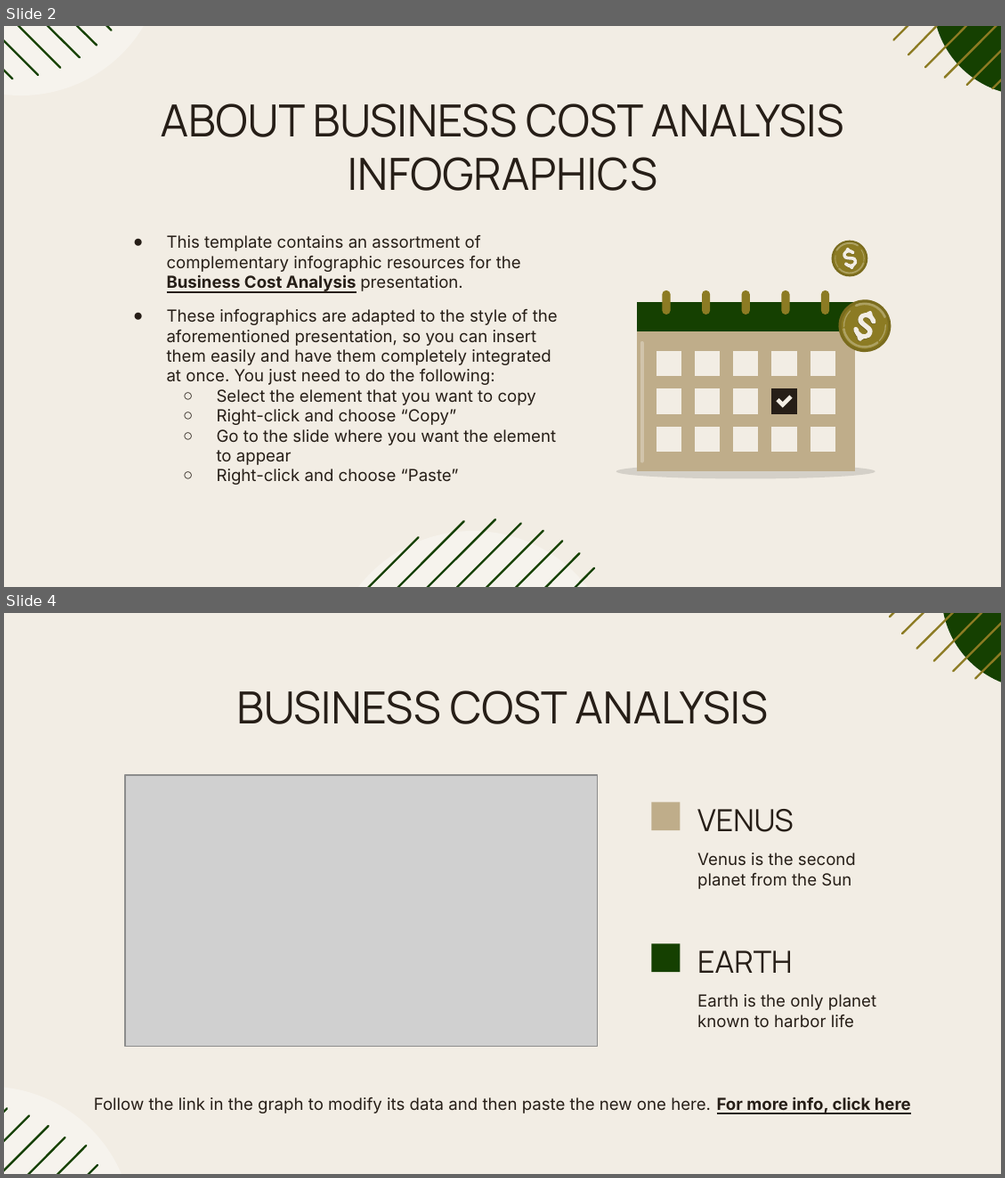
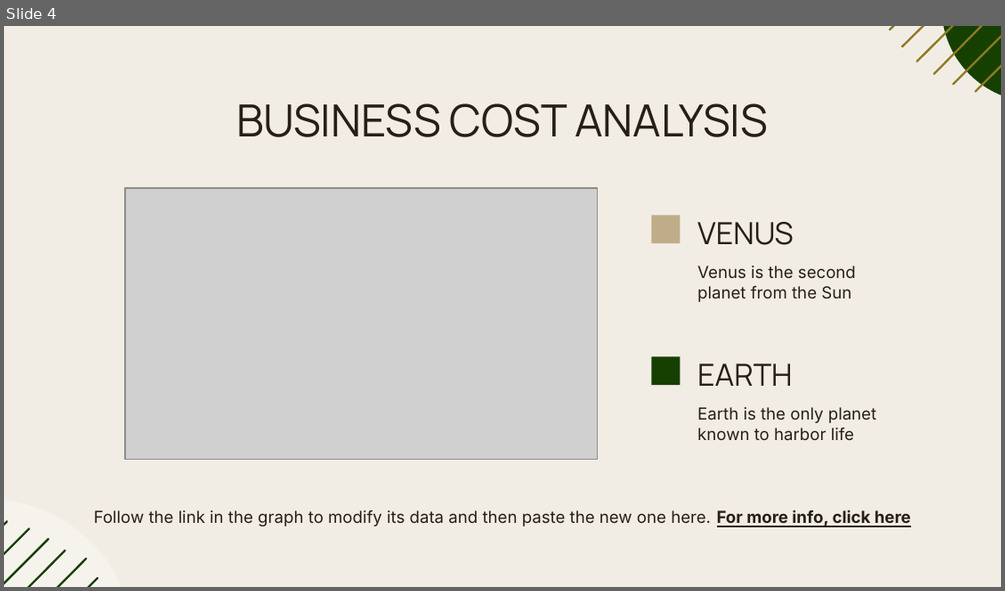
Before and after one commit to jaaysus/SoftSkillsPresentation, a slide deck: Business Cost Analysis Infographics.pptx. Shown one above the other, each under a label of ours: slides 2 and 4 before the commit, slide 4 after it; the slides between them are not shown. The pictures are 1005x1178 and 1005x591 pixels, drawn with LibreOffice and Linux fonts; fonts in the diff are those of the drawing; grey boxes stand for pictures. Boxes give left, top, right and bottom in pixels: in the first picture for what was removed or moved away, otherwise in the second. Text is boxed around its words. In the diff, an @@ line names an element or a change of style, - is before the commit and + after.

```diff
--- a/Business Cost Analysis Infographics.pptx
+++ b/Business Cost Analysis Infographics.pptx
@@ slide 2 removed at [4, 26, 1001, 587], background #F2EDE4 @@
@@ ellipse removed at [4, 26, 163, 95] @@
@@ ellipse removed at [933, 26, 1001, 95] @@
@@ title removed at [161, 103, 844, 191] @@
-ABOUT BUSINESS COST ANALYSIS INFOGRAPHICS
@@ text removed at [167, 235, 558, 484] @@
-● This template contains an assortment of complementary infographic resources for the Business Cost Analysis presentation.
-● These infographics are adapted to the style of the aforementioned presentation, so you can insert them easily and have them completely integrated at once. You just need to do the following:
-  ○ Select the element that you want to copy
-  ○ Right-click and choose “Copy”
-  ○ Go to the slide where you want the element to appear
-  ○ Right-click and choose “Paste”
@@ group removed at [616, 237, 899, 478]: 42 freeform shapes, 1 rounded rectangle @@
@@ ellipse removed at [328, 531, 617, 587] @@
@@ group removed at [4, 26, 1001, 587]: 20 freeform shapes @@
```
Also in this commit, not shown: 1 slide changed, 2 slides added, 1 other slide removed.
